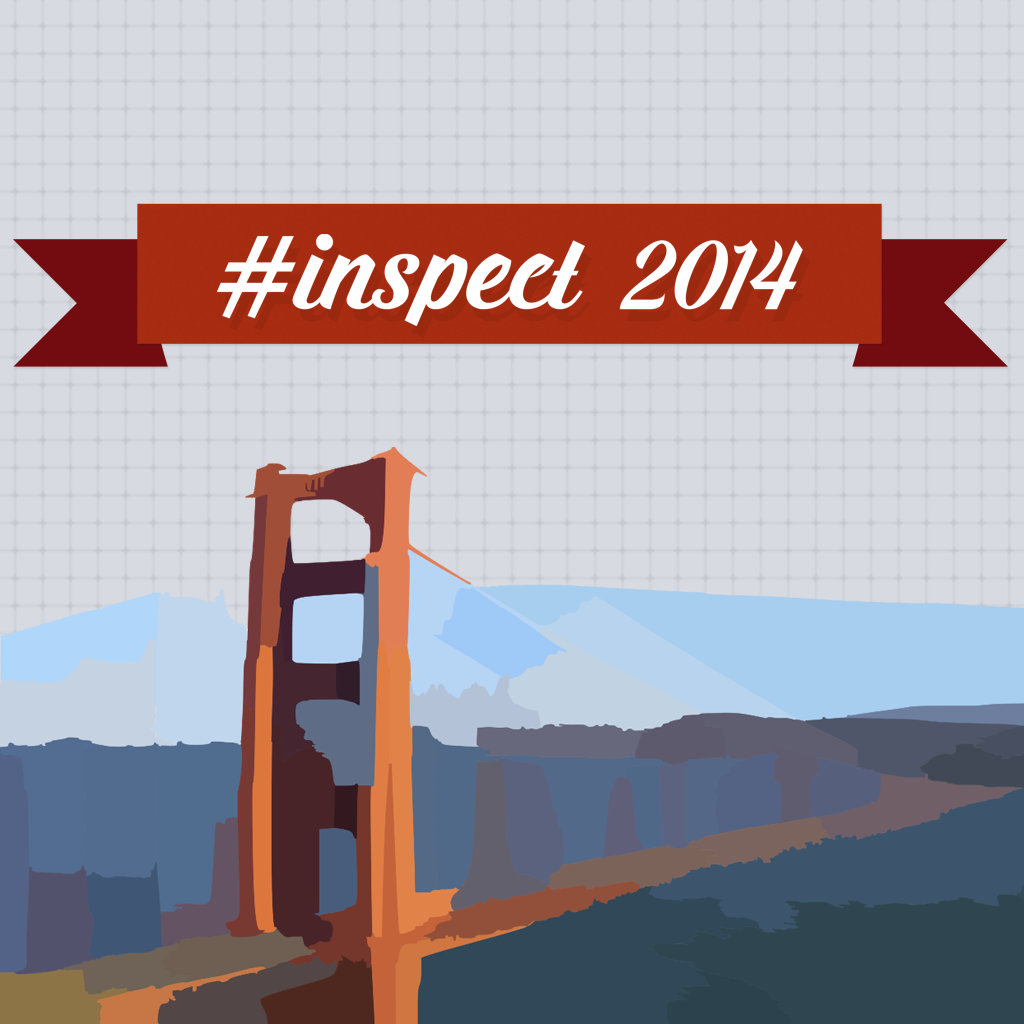
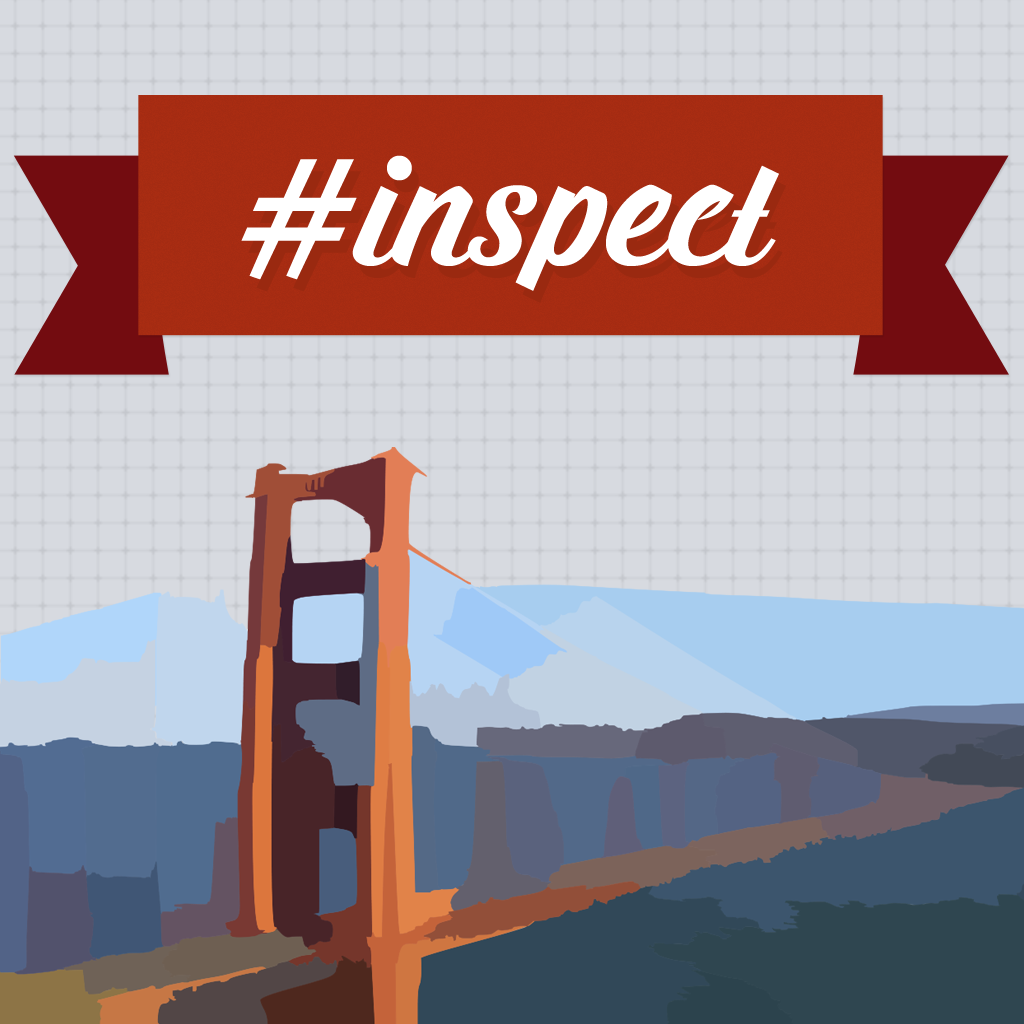
Two versions of the same layered image (1024x1024). Layer-by-layer changes:
renamed "#inspect 2014" to "#inspect", moved it out of group "Ribbon", painted on it over left=217, top=155, right=803, bottom=326
painted on "Shape 19" over left=137, top=95, right=883, bottom=344
painted on "Shape 20" over left=13, top=155, right=1009, bottom=375
